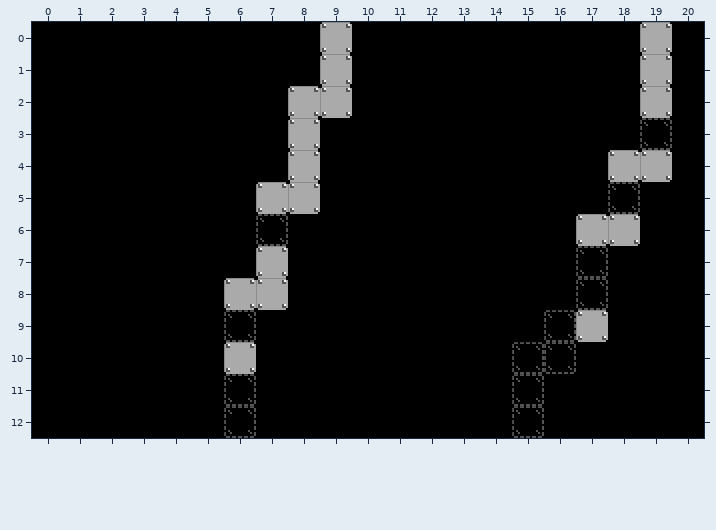
Tiled map: levels/0B02.tmx. The first picture shows the starting point.
Cells are 16x16 px. Shown: x 0..20, y 0..12.
Now the later version:
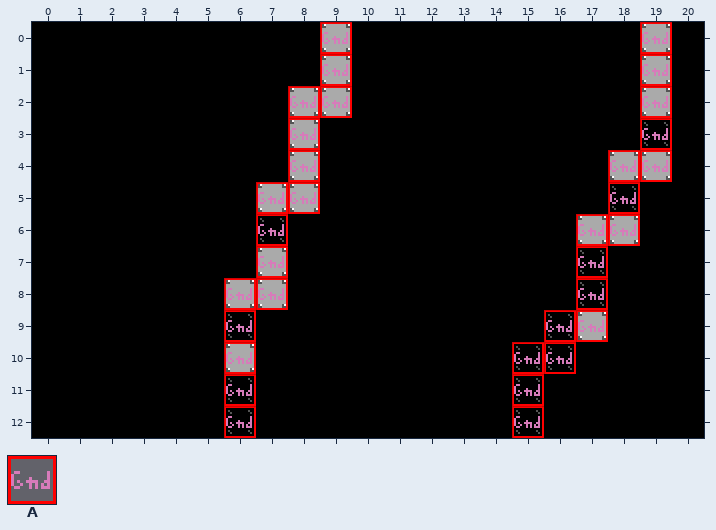
Key: from "obj_layer": A 1.
_ is an empty cell.
Tiles of an added or newly shown layer are drawn over the layers below it.
Diff:
Layer "col" (now shown):
y 0..1: x 9 _ -> A; x 19 _ -> A
y 2: x 8..9 __ -> AA; x 19 _ -> A
y 3: x 8 _ -> A; x 19 _ -> A
y 4: x 8 _ -> A; x 18..19 __ -> AA
y 5: x 7..8 __ -> AA; x 18 _ -> A
y 6: x 7 _ -> A; x 17..18 __ -> AA
y 7: x 7 _ -> A; x 17 _ -> A
y 8: x 6..7 __ -> AA; x 17 _ -> A
y 9: x 6 _ -> A; x 16..17 __ -> AA
y 10: x 6 _ -> A; x 15..16 __ -> AA
y 11..12: x 6 _ -> A; x 15 _ -> A
Boxes around the changes in both pictures, in picture pixels (x1, y1, x2, y2):
added: (224, 22, 352, 438)
added: (512, 22, 672, 438)
